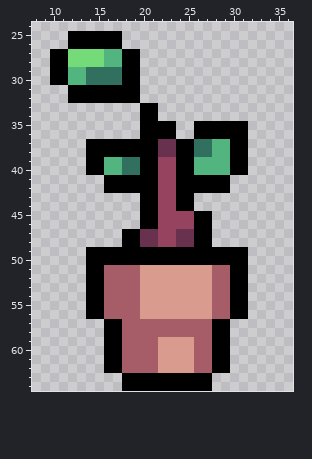
Sprite sheet, stored at sprites/batit_hurt_strip1.png. This is how it looked before the edit.
The file is 40x65 pixels. Shown: x 8..36, y 24..64.
Once edited:
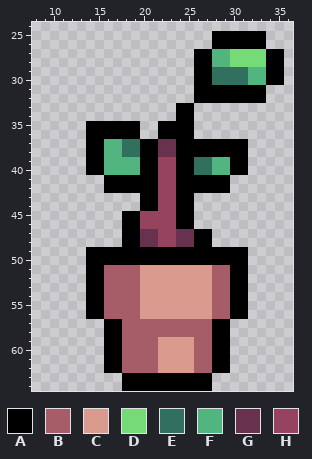
Palette (. is transparent): A #000000  B #a75d67  C #d89b8d  D #75da78  E #31705f  F #52b47f  G #68314d  H #95435e
From the commit log: batit now takes knockback
What changed:
The author put colour A in rows 25 to 26 at x 28 to 33; in rows 27 to 30 at x 26 to 27 and 34 to 35; in rows 31 to 32 at x 26 to 33; in rows 33 to 34 at x 24 to 25; in rows 35 to 36 at x 14 to 19 and 24 to 25; in rows 45 to 46 at x 18 to 19.
Colour E becomes colour A in rows 37 to 38 at x 26 to 27.
Colour F becomes colour A in rows 37 to 38 at x 28 to 29.
Colour H becomes colour A in rows 45 to 46 at x 24 to 25.
The author put colour D in rows 27 to 28 at x 30 to 33.
The author put colour E in rows 29 to 30 at x 28 to 31.
Colour A becomes colour E in rows 37 to 38 at x 18 to 19.
Colour F becomes colour E in rows 39 to 40 at x 26 to 27.
The author put colour F in rows 27 to 28 at x 28 to 29; in rows 29 to 30 at x 32 to 33.
Colour A becomes colour F in rows 37 to 38 at x 16 to 17.
Colour E becomes colour F in rows 39 to 40 at x 18 to 19.
Colour A becomes colour H in rows 45 to 46 at x 20 to 21.
Colour A is gone in rows 25 to 26 at x 12 to 17; in rows 27 to 30 at x 10 to 11 and 18 to 19; in rows 31 to 32 at x 12 to 19; in rows 33 to 34 at x 20 to 21; in rows 35 to 36 at x 20 to 21 and 26 to 31; in rows 45 to 46 at x 26 to 27.
Colour D is gone in rows 27 to 28 at x 12 to 15.
Colour E is gone in rows 29 to 30 at x 14 to 17.
Colour F is gone in rows 27 to 28 at x 16 to 17; in rows 29 to 30 at x 12 to 13.
